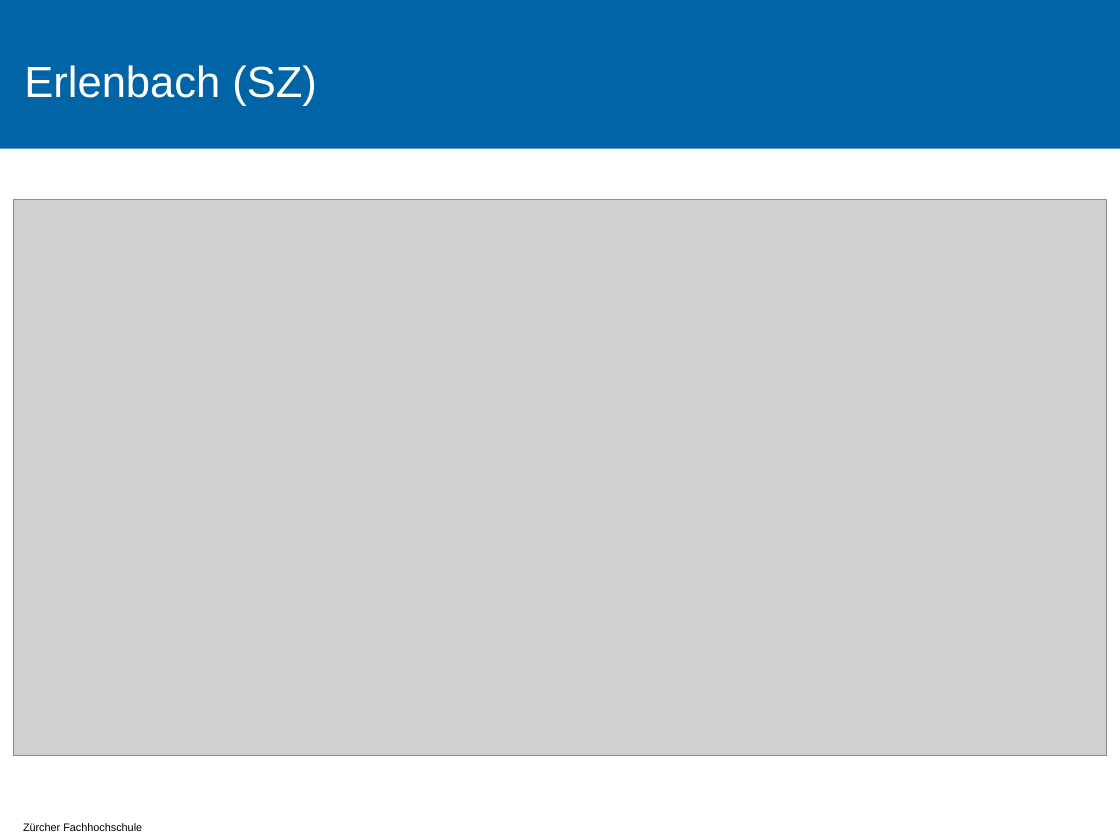
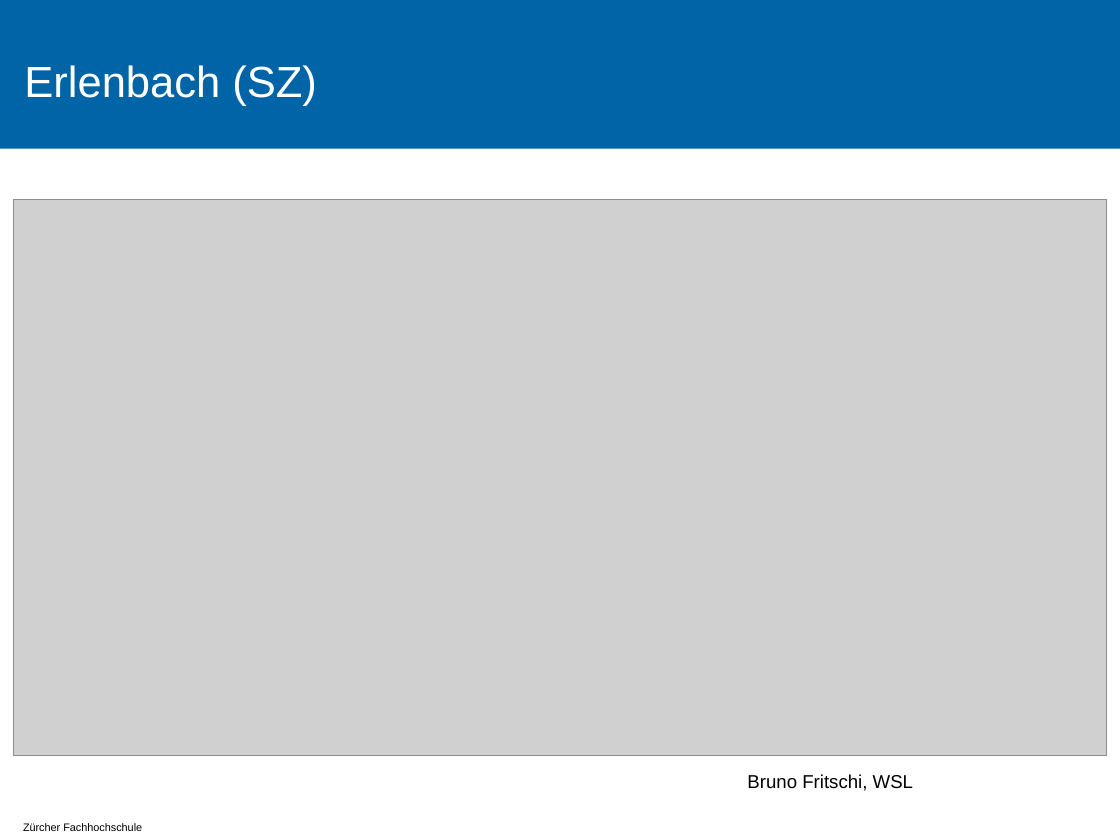
Before and after one commit to tokeller/WeKeBA, a slide deck: slide 5 of 9001_Praesentation/Praesentation.pptx. Drawn at 1120x840 pixels with LibreOffice and Linux fonts; fonts in the diff are those of the drawing; grey boxes stand for pictures; background and template pictures are left out. Boxes give left, top, right and bottom in pixels: in the first picture for what was removed or moved away, otherwise in the second. Text is boxed around its words. In the diff, an @@ line names an element or a change of style, - is before the commit and + after.

```diff
--- a/9001_Praesentation/Praesentation.pptx
+++ b/9001_Praesentation/Praesentation.pptx
@@ text added at box(747, 774, 913, 791), 12 pt, text #000000 @@
+Bruno Fritschi, WSL
```
Also in this commit, not shown: 12 other slides changed, 1 slide added, 2 slides removed, 3 other files.
